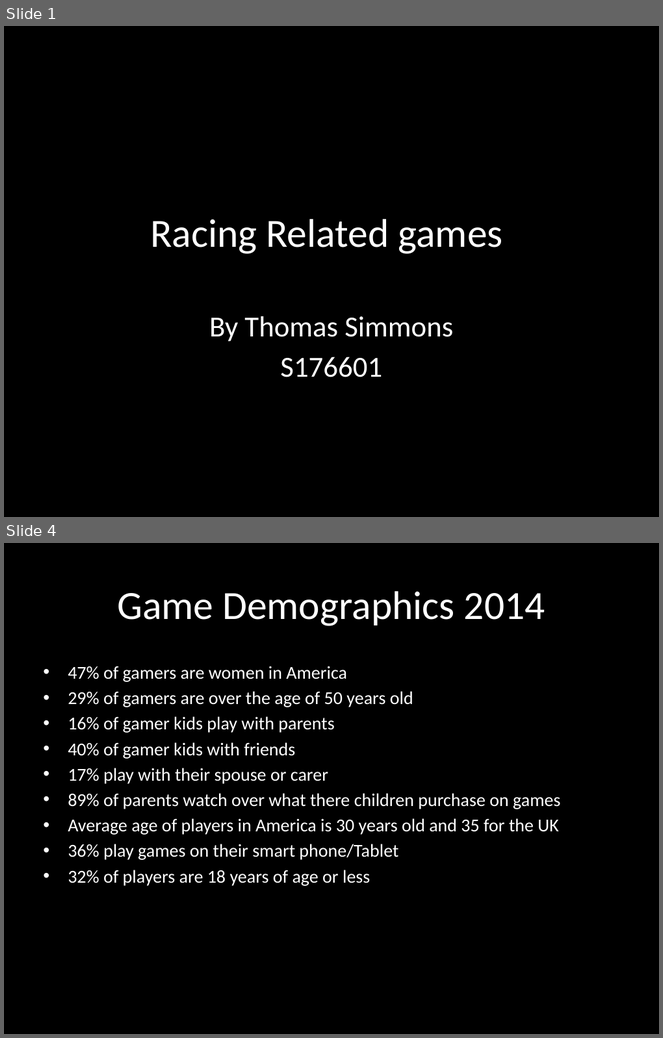
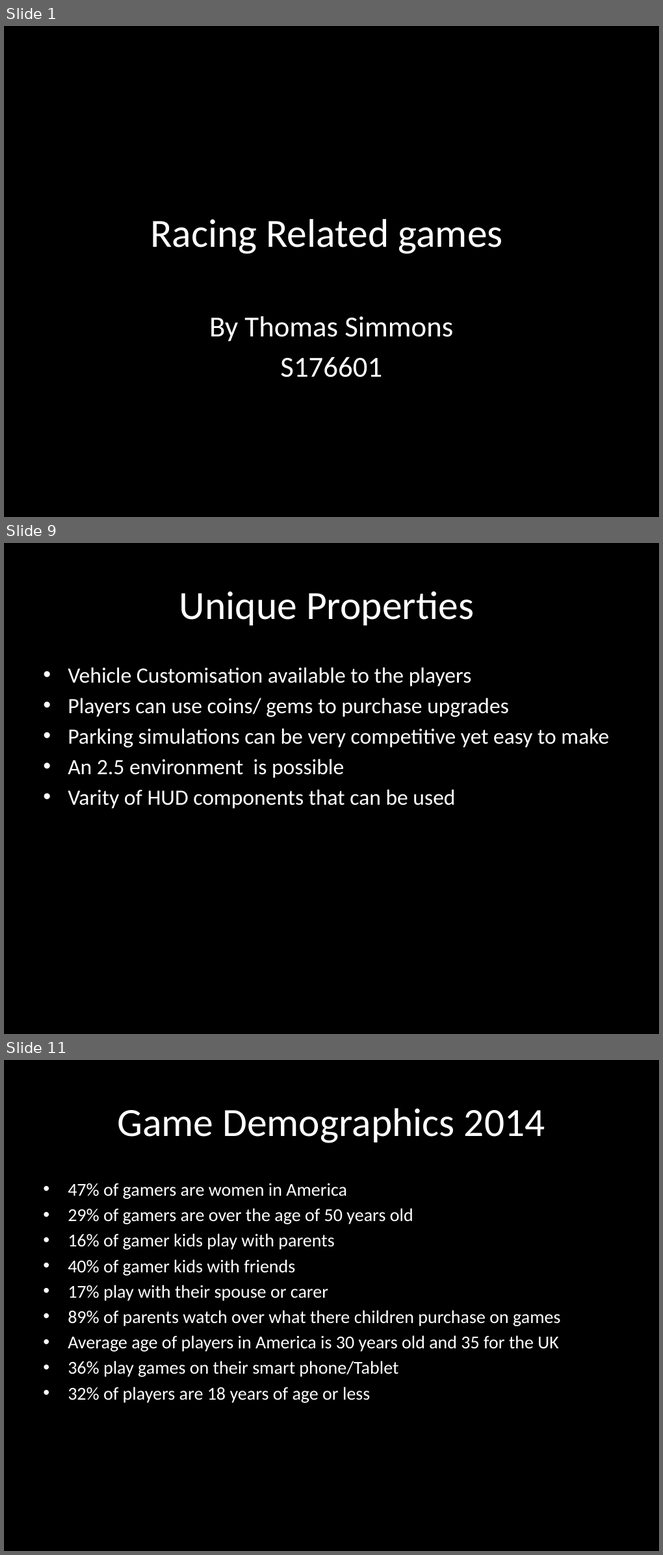
Before and after one commit to UoSGroupProjects1718/level-6-l6-group-9, a slide deck: Research/Racing Game/Racing Related games.pptx. Shown one above the other, each under a label of ours: slides 1 and 4 before the commit, slides 1, 9 and 11 after it; the slides between them are not shown. The pictures are 663x1038 and 663x1555 pixels, drawn with LibreOffice and Linux fonts; fonts in the diff are those of the drawing. Boxes give left, top, right and bottom in pixels: in the first picture for what was removed or moved away, otherwise in the second. Text is boxed around its words. In the diff, an @@ line names an element or a change of style, - is before the commit and + after.

```diff
--- a/Research/Racing Game/Racing Related games.pptx
+++ b/Research/Racing Game/Racing Related games.pptx
@@ slide 9 added at <box>4,543,659,1034</box>, background #000000 @@
@@ title added at <box>180,591,474,626</box>, 44 pt, text #FFFFFF @@
+Unique Properties
@@ text added at <box>68,667,609,809</box>, 24 pt, text #FFFFFF @@
+• Vehicle Customisation available to the players
+• Players can use coins/ gems to purchase upgrades
+• Parking simulations can be very competitive yet easy to make
+• An 2.5 environment is possible
+• Varity of HUD components that can be used
@@ what was slide 4 is now slide 11 @@
```
Also in this commit, not shown: 2 slides changed, 6 other slides added.
